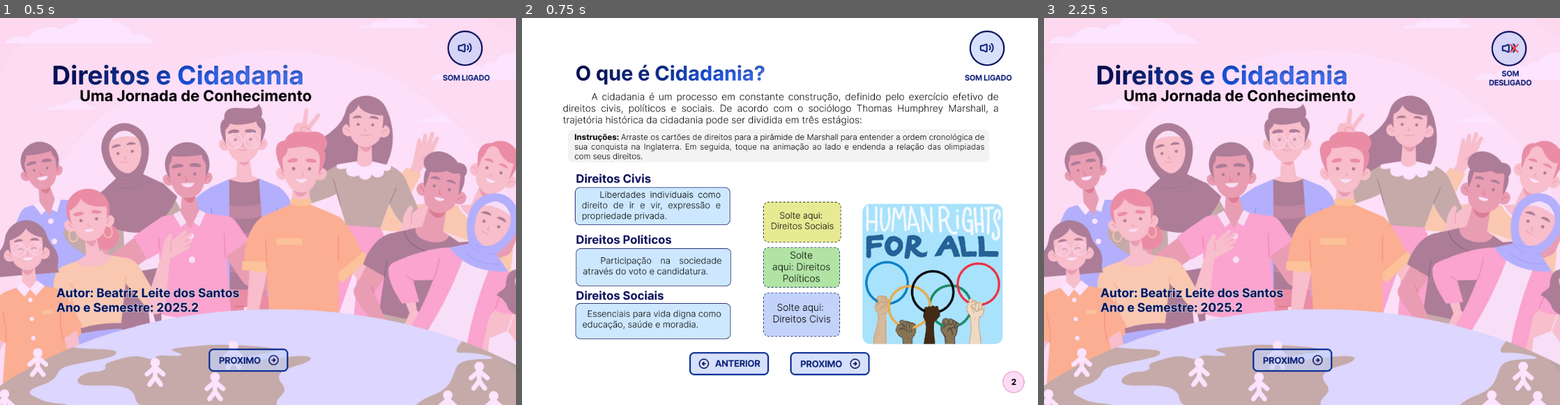
Above: before the commit, frames 1-3 (left to right).
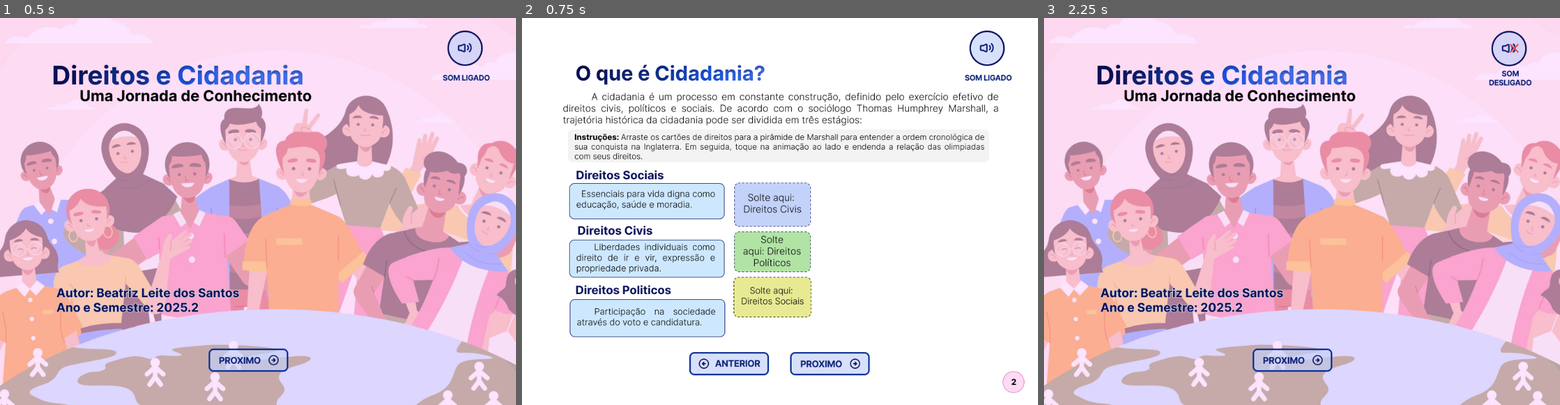
Above: after the commit, the same moments.

Repository: beatrizldsantos/ebook-direitos-e-cidadania
Game: Godot game, scene res://scenes/frame1_capa.tscn
Same seed, same stepped clock (60 frames per second), same inputs: the game is played once before the commit and once after it. Video files are missing from this copy of the repository; at most half a second of black plays in their place.
Inputs (mouse positions are in pixels of both pictures, inside the frame that each line leads up to):
- Up to frame 1 (0.5 s): no input
- Up to frame 2 (0.75 s): click (764, 358) at 0.5 s
- Up to frame 3 (2.25 s): click (1255, 362) at 1.25 s; click (1508, 56) at 2 s

Frame 1 is identical in both runs. In frame 2, 23% of the frame differs, in the area x 9-94%, y 39-85%; in frame 3, nothing differs.

Commit message:
chore: adicionar logs de depuração e ajustes provisórios no drag & drop

Diff:
--- a/project.godot
+++ b/project.godot
@@ -12,7 +12,7 @@
 
 config/name="Direitos e Cidadania"
 run/main_scene="uid://m375as3rko2b"
-config/features=PackedStringArray("4.5", "Forward Plus")
+config/features=PackedStringArray("4.4", "Forward Plus")
 config/icon="res://icon.svg"
 
 [autoload]
--- a/scenes/frame1_capa.tscn
+++ b/scenes/frame1_capa.tscn
@@ -2,7 +2,7 @@
 
 [ext_resource type="Texture2D" uid="uid://b3oody5sgptpm" path="res://assets/images/Frame 1 - Capa.png" id="1_vby5u"]
 [ext_resource type="Texture2D" uid="uid://c44a0li12xthv" path="res://assets/button/prox.png" id="4_v1fxu"]
-[ext_resource type="Script" uid="uid://d26rndu622wp5" path="res://scripts/Buttons.gd" id="5_0hnlr"]
+[ext_resource type="Script" uid="uid://d26rndu622wp5" path="res://scripts/buttons.gd" id="5_0hnlr"]
 
 [node name="Frame1Capa_tscn" type="Node2D"]
 
--- a/scenes/frame2_cidadania.tscn
+++ b/scenes/frame2_cidadania.tscn
@@ -1,23 +1,173 @@
-[gd_scene load_steps=5 format=3 uid="uid://c2cs7o58c4s4x"]
+[gd_scene load_steps=17 format=3 uid="uid://c2cs7o58c4s4x"]
 
+[ext_resource type="Script" uid="uid://cjb37vwdspaog" path="res://scripts/frame 2/frame_2_cidadania.gd" id="1_khcsa"]
 [ext_resource type="Texture2D" uid="uid://dtdm48yhtebik" path="res://assets/images/Frame 2 - O que é Cidadania_.png" id="1_thbsr"]
+[ext_resource type="Texture2D" uid="uid://dkvqskbg8r0wf" path="res://assets/images/Components_Frame 2/Botão Soltar D_Civis.png" id="2_srkrl"]
+[ext_resource type="Texture2D" uid="uid://d2r7aeun4v5uc" path="res://assets/images/Components_Frame 2/Botão Soltar D_Politicos.png" id="3_8bacb"]
+[ext_resource type="Script" uid="uid://seyb1x4cecrk" path="res://scripts/frame 2/Dropzone.gd" id="4_hdsiy"]
+[ext_resource type="Texture2D" uid="uid://b58c6p6tdx5we" path="res://assets/images/Components_Frame 2/Botão Soltar D_Sociais.png" id="4_khcsa"]
 [ext_resource type="Texture2D" uid="uid://cdfopk5gj6w6n" path="res://assets/button/ant_capa.png" id="4_sxjfl"]
 [ext_resource type="Script" uid="uid://d26rndu622wp5" path="res://scripts/buttons.gd" id="5_agfjj"]
 [ext_resource type="Texture2D" uid="uid://c44a0li12xthv" path="res://assets/button/prox.png" id="5_e3bs6"]
+[ext_resource type="Texture2D" uid="uid://bipuaaaaoa2ir" path="res://assets/images/Components_Frame 2/Botão Direitos Civis.png" id="5_hdsiy"]
+[ext_resource type="Script" uid="uid://b1e3tleva5dhe" path="res://scripts/frame 2/Cards.gd" id="6_hdsiy"]
+[ext_resource type="Texture2D" uid="uid://bp3fpqj3agsj0" path="res://assets/images/Components_Frame 2/Botão Direitos Sociais.png" id="6_t1bg0"]
+[ext_resource type="Texture2D" uid="uid://c4e41n1fpjukl" path="res://assets/images/Components_Frame 2/Botão Direitos politicos.png" id="7_vtrdf"]
+[ext_resource type="Texture2D" uid="uid://cryibh51d0ryv" path="res://assets/images/Components_Frame 2/2.2_BS_sociais.png" id="8_3voma"]
+[ext_resource type="Texture2D" uid="uid://b1siwtnyuugnw" path="res://assets/images/Components_Frame 2/2.2_BS_politicos.png" id="9_o103n"]
+[ext_resource type="Texture2D" uid="uid://db1v2sc73qq3t" path="res://assets/images/Components_Frame 2/2.2_BS_civis.png" id="10_uvmu2"]
 
 [node name="Frame2_tscn" type="Node2D"]
+script = ExtResource("1_khcsa")
 
-[node name="Control" type="Control" parent="."]
+[node name="TextureRect" type="TextureRect" parent="."]
+offset_right = 1024.0
+offset_bottom = 768.0
+texture = ExtResource("1_thbsr")
+metadata/_edit_lock_ = true
+
+[node name="ControlCards" type="Control" parent="."]
 layout_mode = 3
+anchors_preset = 0
+offset_right = 1024.0
+offset_bottom = 768.0
+metadata/_edit_lock_ = true
+
+[node name="DropZone" type="Control" parent="ControlCards"]
 anchors_preset = 0
 offset_right = 40.0
 offset_bottom = 40.0
 
-[node name="TextureRect" type="TextureRect" parent="Control"]
+[node name="DropCivis" type="TextureRect" parent="ControlCards/DropZone"]
+layout_mode = 1
+anchors_preset = -1
+anchor_left = 10.525
+anchor_top = 7.8
+anchor_right = 14.325
+anchor_bottom = 9.975
+offset_left = -3.05176e-05
+offset_top = 15.0
+offset_bottom = 15.0
+mouse_filter = 0
+texture = ExtResource("2_srkrl")
+script = ExtResource("4_hdsiy")
+accepted_type = "civis"
+frame2_path = NodePath("../../..")
+metadata/_edit_lock_ = true
+
+[node name="DropPoliticos" type="TextureRect" parent="ControlCards/DropZone"]
+layout_mode = 1
+anchors_preset = -1
+anchor_left = 10.6
+anchor_top = 10.225
+anchor_right = 14.4
+anchor_bottom = 12.2
+offset_left = -8.0
+offset_top = 15.0
+offset_right = 1.0
+offset_bottom = 16.0
+mouse_filter = 0
+texture = ExtResource("3_8bacb")
+script = ExtResource("4_hdsiy")
+accepted_type = "politicos"
+frame2_path = NodePath("../../..")
+metadata/_edit_lock_ = true
+
+[node name="DropSociais" type="TextureRect" parent="ControlCards/DropZone"]
 layout_mode = 0
+offset_left = 417.0
+offset_top = 514.0
+offset_right = 578.0
+offset_bottom = 594.0
+mouse_filter = 0
+texture = ExtResource("4_khcsa")
+script = ExtResource("4_hdsiy")
+accepted_type = "sociais"
+frame2_path = NodePath("../../..")
+metadata/_edit_lock_ = true
+
+[node name="Cards" type="Control" parent="ControlCards"]
+clip_contents = true
+layout_mode = 1
+anchors_preset = 15
+anchor_right = 1.0
+anchor_bottom = 1.0
+grow_horizontal = 2
+grow_vertical = 2
+metadata/_edit_lock_ = true
+
+[node name="CardCivis" type="TextureRect" parent="ControlCards/Cards"]
+layout_mode = 1
+anchors_preset = -1
+anchor_left = 0.078
+anchor_top = 0.573
+anchor_right = 0.371
+anchor_bottom = 0.667
+offset_left = 14.128
+offset_top = -0.0640259
+offset_right = 22.096
+offset_bottom = 2.74396
+mouse_filter = 0
+texture = ExtResource("5_hdsiy")
+script = ExtResource("6_hdsiy")
+card_type = "civis"
+metadata/_edit_lock_ = true
+
+[node name="CardSociais" type="TextureRect" parent="ControlCards/Cards"]
+layout_mode = 0
+offset_left = 94.0
+offset_top = 328.0
+offset_right = 402.0
+offset_bottom = 399.0
+mouse_filter = 0
+texture = ExtResource("6_t1bg0")
+script = ExtResource("6_hdsiy")
+card_type = "sociais"
+metadata/_edit_lock_ = true
+
+[node name="CardPoliticos" type="TextureRect" parent="ControlCards/Cards"]
+layout_mode = 0
+offset_left = 95.0
+offset_top = 558.0
+offset_right = 403.0
+offset_bottom = 633.0
+mouse_filter = 0
+texture = ExtResource("7_vtrdf")
+script = ExtResource("6_hdsiy")
+card_type = "politicos"
+metadata/_edit_lock_ = true
+
+[node name="Piramide" type="Control" parent="ControlCards"]
+anchors_preset = 0
 offset_right = 40.0
 offset_bottom = 40.0
-texture = ExtResource("1_thbsr")
+
+[node name="Base" type="TextureRect" parent="ControlCards/Piramide"]
+visible = false
+layout_mode = 0
+offset_left = 413.0
+offset_top = 510.0
+offset_right = 587.0
+offset_bottom = 575.0
+texture = ExtResource("8_3voma")
+
+[node name="Meio" type="TextureRect" parent="ControlCards/Piramide"]
+visible = false
+layout_mode = 0
+offset_left = 408.0
+offset_top = 433.0
+offset_right = 582.0
+offset_bottom = 498.0
+texture = ExtResource("9_o103n")
+
+[node name="Topo" type="TextureRect" parent="ControlCards/Piramide"]
+visible = false
+layout_mode = 0
+offset_left = 435.0
+offset_top = 359.0
+offset_right = 554.0
+offset_bottom = 423.0
+texture = ExtResource("10_uvmu2")
 
 [node name="VBoxContainer" type="VBoxContainer" parent="."]
 offset_left = 328.0
--- /dev/null
+++ b/scripts/frame 2/Cards.gd
@@ -0,0 +1,31 @@
+extends TextureRect
+
+@export var card_type: String # "civis", "politicos", "sociais"
+
+
+func _get_drag_data(_at_position):
+	var preview := TextureRect.new()
+	preview.texture = texture
+	preview.expand_mode = TextureRect.EXPAND_IGNORE_SIZE
+	preview.size = size
+
+	preview.position = - preview.size / 2
+
+	preview.modulate = Color(1, 1, 1, 0.5)
+
+	set_drag_preview(preview)
+
+	print("drag iniciado:", card_type)
+
+	return {
+		"type": card_type,
+		"source": self
+	}
+
+
+func _can_drop_data(_at_position, _data) -> bool:
+	return false
+
+
+func _drop_data(_at_position, _data):
+	pass
--- /dev/null
+++ b/scripts/frame 2/Dropzone.gd
@@ -0,0 +1,44 @@
+extends TextureRect
+
+@export var accepted_type: String
+@export var frame2_path: NodePath
+
+var frame2: Node
+
+
+func _ready():
+	if frame2_path == NodePath(""):
+		push_error("Dropzone: frame2_path não configurado para %s" % [get_path()])
+		return
+	if not has_node(frame2_path):
+		push_error("Dropzone: Node não encontrado em frame2_path '%s' (em %s)" % [str(frame2_path), get_path()])
+		return
+	frame2 = get_node(frame2_path)
+
+	mouse_filter = Control.MOUSE_FILTER_STOP
+
+
+func _can_drop_data(_at_position, data) -> bool:
+	if not data.has("type"):
+		print("Drop rejeitado: Dados inválidos (sem 'type')")
+		return false
+
+	if data["type"] != accepted_type:
+		print("Drop rejeitado: Tipo '%s' não aceito em '%s' (esperado: '%s')" % [data["type"], name, accepted_type])
+		return false
+
+	print("Drop aceito! Tipo: ", data["type"])
+	return true
+
+
+func _drop_data(_at_position, data):
+	if not _can_drop_data(_at_position, data):
+		return
+
+	var card: TextureRect = data["source"]
+
+	card.queue_free()
+	queue_free()
+
+	if frame2:
+		frame2.card_dropped(accepted_type)
--- /dev/null
+++ b/scripts/frame 2/frame_2_cidadania.gd
@@ -0,0 +1,44 @@
+extends Node
+
+@onready var pyramid_base  = $ControlCards/Piramide/Base
+@onready var pyramid_mid   = $ControlCards/Piramide/Meio
+@onready var pyramid_top   = $ControlCards/Piramide/Topo
+
+var placed_civis := false
+var placed_politicos := false
+var placed_sociais := false
+
+
+func _ready():
+	# Começa tudo invisível
+	pyramid_base.modulate = Color(1,1,1,0)
+	pyramid_mid.modulate  = Color(1,1,1,0)
+	pyramid_top.modulate  = Color(1,1,1,0)
+
+
+func card_dropped(card_type: String):
+	match card_type:
+		"civis":
+			placed_civis = true
+			_show_layer(pyramid_base)
+
+		"politicos":
+			placed_politicos = true
+			_show_layer(pyramid_mid)
+
+		"sociais":
+			placed_sociais = true
+			_show_layer(pyramid_top)
+
+	_check_complete()
+
+
+func _show_layer(node: TextureRect):
+	var new_color = node.modulate
+	new_color.a = 1.0
+	node.modulate = new_color
+
+
+func _check_complete():
+	if placed_civis and placed_politicos and placed_sociais:
+		print("Pirâmide concluída!")
--- /dev/null
+++ b/scripts/frame2.gd
@@ -0,0 +1,80 @@
+extends Node2D
+
+# --- REFERÊNCIAS AOS NODES (Arraste do Inspector) ---
+
+@export_group("Cartões")
+@export var card_civis: Control
+@export var card_politicos: Control
+@export var card_sociais: Control
+
+@export_group("Dropzones")
+@export var drop_civis: Control
+@export var drop_politicos: Control
+@export var drop_sociais: Control
+
+@export_group("Pirâmide")
+@export var pyramid_base: Control
+@export var pyramid_meio: Control
+@export var pyramid_topo: Control
+
+# Estado interno
+var drops_completed = 0
+const TOTAL_DROPS = 3
+
+func _ready():
+	# Garante o estado inicial correto ao carregar a cena
+	reset_activity()
+
+func reset_activity():
+	drops_completed = 0
+
+	# 1. Mostrar todos os Cartões
+	if card_civis: card_civis.visible = true
+	if card_politicos: card_politicos.visible = true
+	if card_sociais: card_sociais.visible = true
+
+	# 2. Mostrar todas as Dropzones
+	if drop_civis: drop_civis.visible = true
+	if drop_politicos: drop_politicos.visible = true
+	if drop_sociais: drop_sociais.visible = true
+
+	# 3. Esconder a Pirâmide (começa apagada)
+	if pyramid_base: pyramid_base.visible = false
+	if pyramid_meio: pyramid_meio.visible = false
+	if pyramid_topo: pyramid_topo.visible = false
+
+	print("Atividade reiniciada.")
+
+# Método chamado pelos scripts das Dropzones
+func card_dropped(type: String):
+	print("Cartão solto corretamente: ", type)
+
+	match type:
+		"civis":
+			# Some cartão e dropzone, aparece base
+			if card_civis: card_civis.visible = false
+			if drop_civis: drop_civis.visible = false
+			if pyramid_base: pyramid_base.visible = true
+			drops_completed += 1
+
+		"politicos":
+			# Some cartão e dropzone, aparece meio
+			if card_politicos: card_politicos.visible = false
+			if drop_politicos: drop_politicos.visible = false
+			if pyramid_meio: pyramid_meio.visible = true
+			drops_completed += 1
+
+		"sociais":
+			# Some cartão e dropzone, aparece topo
+			if card_sociais: card_sociais.visible = false
+			if drop_sociais: drop_sociais.visible = false
+			if pyramid_topo: pyramid_topo.visible = true
+			drops_completed += 1
+
+	check_victory()
+
+func check_victory():
+	# Se todos os 3 drops foram feitos, a pirâmide deve estar completa
+	if drops_completed >= TOTAL_DROPS:
+		print("Parabéns! Pirâmide completa.")
+		# Aqui você pode adicionar lógica extra de vitória se desejar
Binary file added: assets/images/Components_Frame 2/2.2_BS_civis.png
Not shown, added: assets/images/Components_Frame 2/2.2_BS_civis.png.import
Binary file added: assets/images/Components_Frame 2/2.2_BS_politicos.png
Not shown, added: assets/images/Components_Frame 2/2.2_BS_politicos.png.import
Binary file added: assets/images/Components_Frame 2/2.2_BS_sociais.png
Not shown, added: assets/images/Components_Frame 2/2.2_BS_sociais.png.import
Binary file added: assets/images/Components_Frame 2/Botão Direitos Civis.png
Not shown, added: assets/images/Components_Frame 2/Botão Direitos Civis.png.import
Binary file added: assets/images/Components_Frame 2/Botão Direitos Sociais.png
Not shown, added: assets/images/Components_Frame 2/Botão Direitos Sociais.png.import
Binary file added: assets/images/Components_Frame 2/Botão Direitos politicos.png
Not shown, added: assets/images/Components_Frame 2/Botão Direitos politicos.png.import
(and 21 more such lines)
